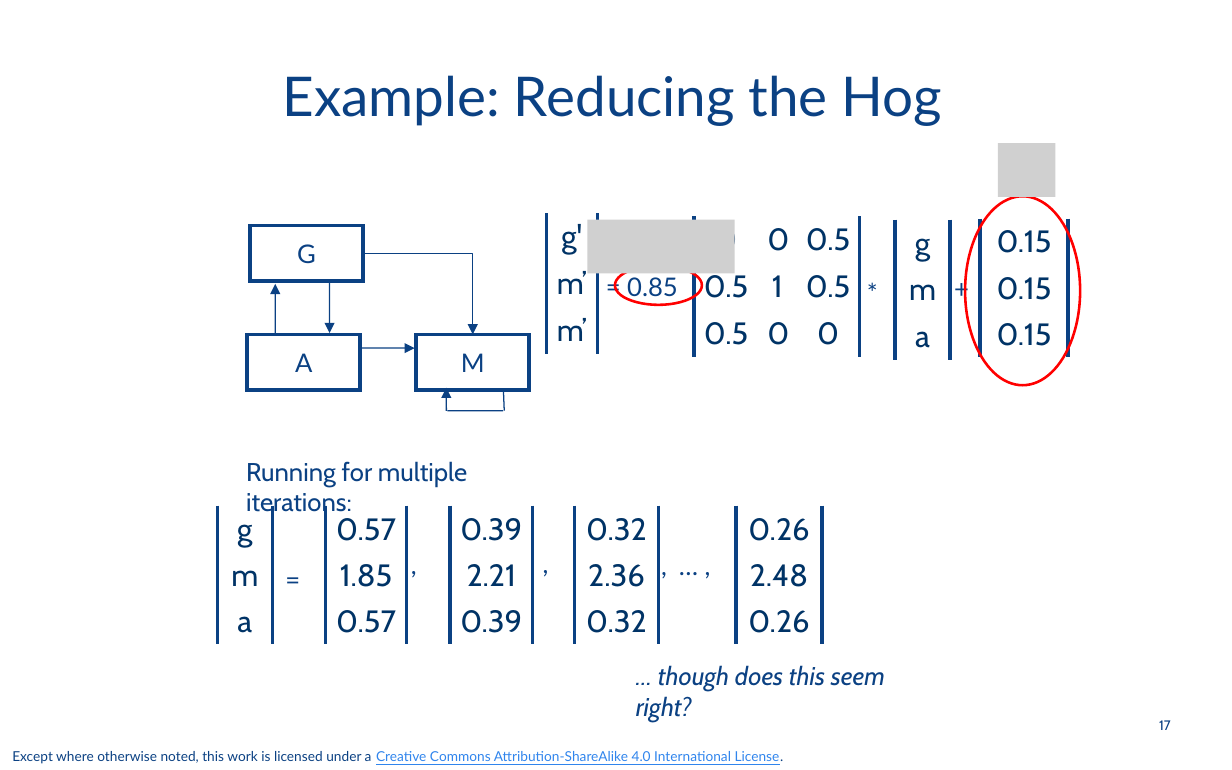
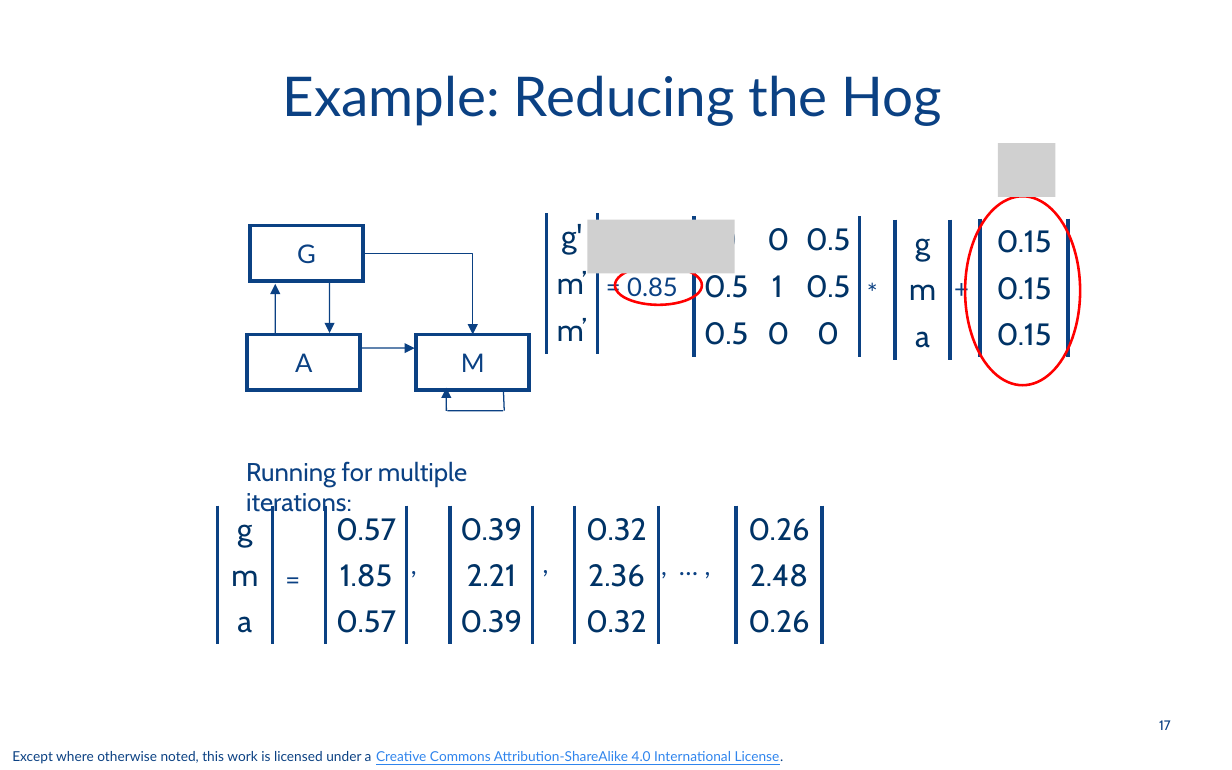
Before and after one commit to odpi/OpenDS4All, a slide deck: slide 17 of opends4all-resources/opends4all-scalable-data-processing/GRAPHS-adjacency-matrices.pptx. Drawn at 1232x770 pixels with LibreOffice and Linux fonts; fonts in the diff are those of the drawing; grey boxes stand for pictures. Boxes give left, top, right and bottom in pixels: in the first picture for what was removed or moved away, otherwise in the second. Text is boxed around its words. In the diff, an @@ line names an element or a change of style, - is before the commit and + after.

Commit message:
Updated to include my edits

```diff
--- a/opends4all-resources/opends4all-scalable-data-processing/GRAPHS-adjacency-matrices.pptx
+++ b/opends4all-resources/opends4all-scalable-data-processing/GRAPHS-adjacency-matrices.pptx
@@ text removed at (x1=636, y1=665, x2=885, y2=721) @@
-… though does this seem right?
```
